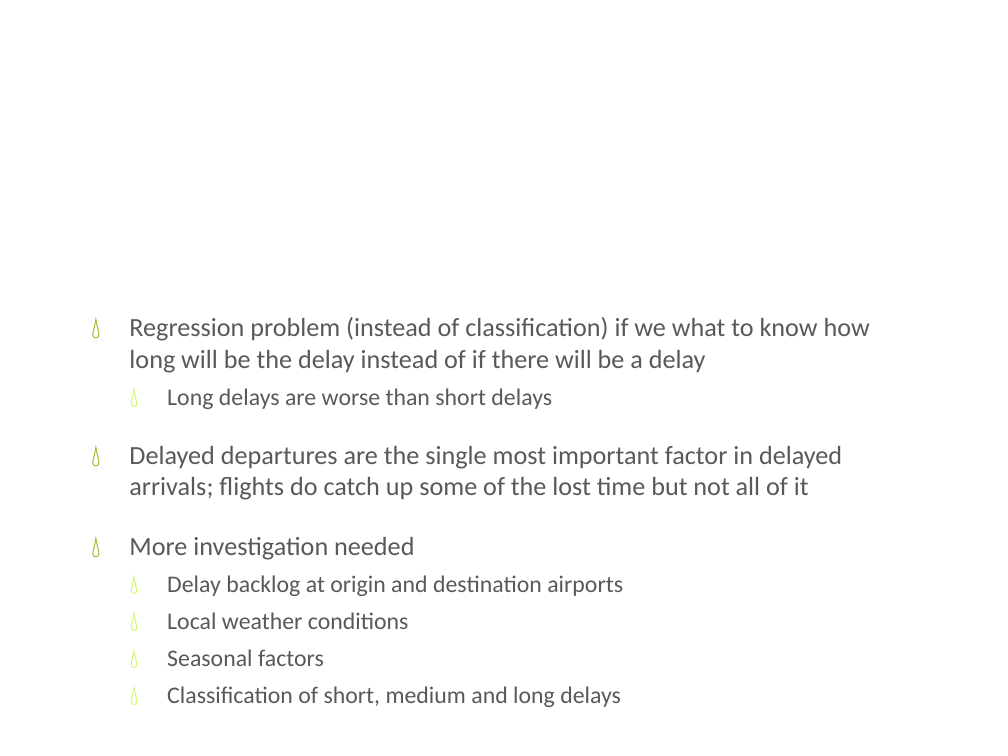
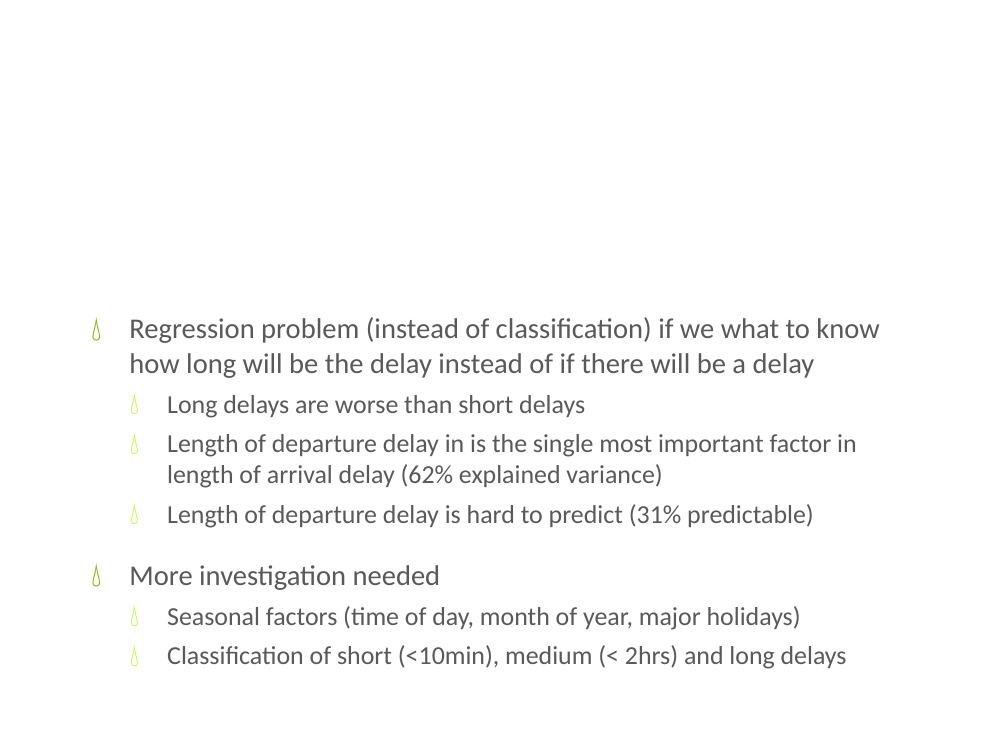
Before and after one commit to dermot-cochran/Interview_data, a slide deck: slide 5 of CaseStudyPresentation.pptx. Drawn at 1008x756 pixels with LibreOffice and Linux fonts; fonts in the diff are those of the drawing; background and template pictures are left out. Boxes give left, top, right and bottom in pixels: in the first picture for what was removed or moved away, otherwise in the second. Text is boxed around its words. In the diff, an @@ line names an element or a change of style, - is before the commit and + after.

```diff
--- a/CaseStudyPresentation.pptx
+++ b/CaseStudyPresentation.pptx
@@ text at box(129, 317, 879, 590): size 18.7 to 20.4 pt in "Regression problem (instead of classification) if we ...", "More investigation needed"; size 17 to 18.5 pt in "Long delays are worse than short delays" @@
@@ text at box(167, 434, 857, 528): text changed; size 18.7 to 18.5 pt @@
-💧 Delayed departures are the single most important factor in delayed arrivals; flights do catch up some of the lost time but not all of it
+  💧 Length of departure delay in is the single most important factor in length of arrival delay (62% explained variance)
+  💧 Length of departure delay is hard to predict (31% predictable)
@@ text at box(167, 606, 847, 669): text changed; size 17 to 18.5 pt @@
-  💧 Delay backlog at origin and destination airports
-  💧 Local weather conditions
-  💧 Seasonal factors
-  💧 Classification of short, medium and long delays
+  💧 Seasonal factors (time of day, month of year, major holidays)
+  💧 Classification of short (<10min), medium (< 2hrs) and long delays
```
Also in this commit, not shown: 2 other slides changed.
